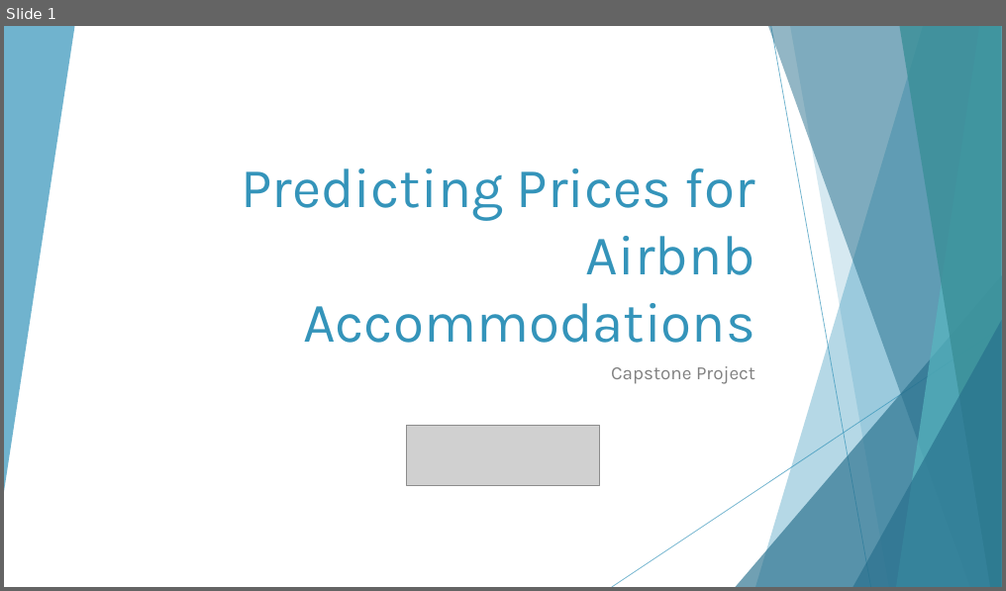
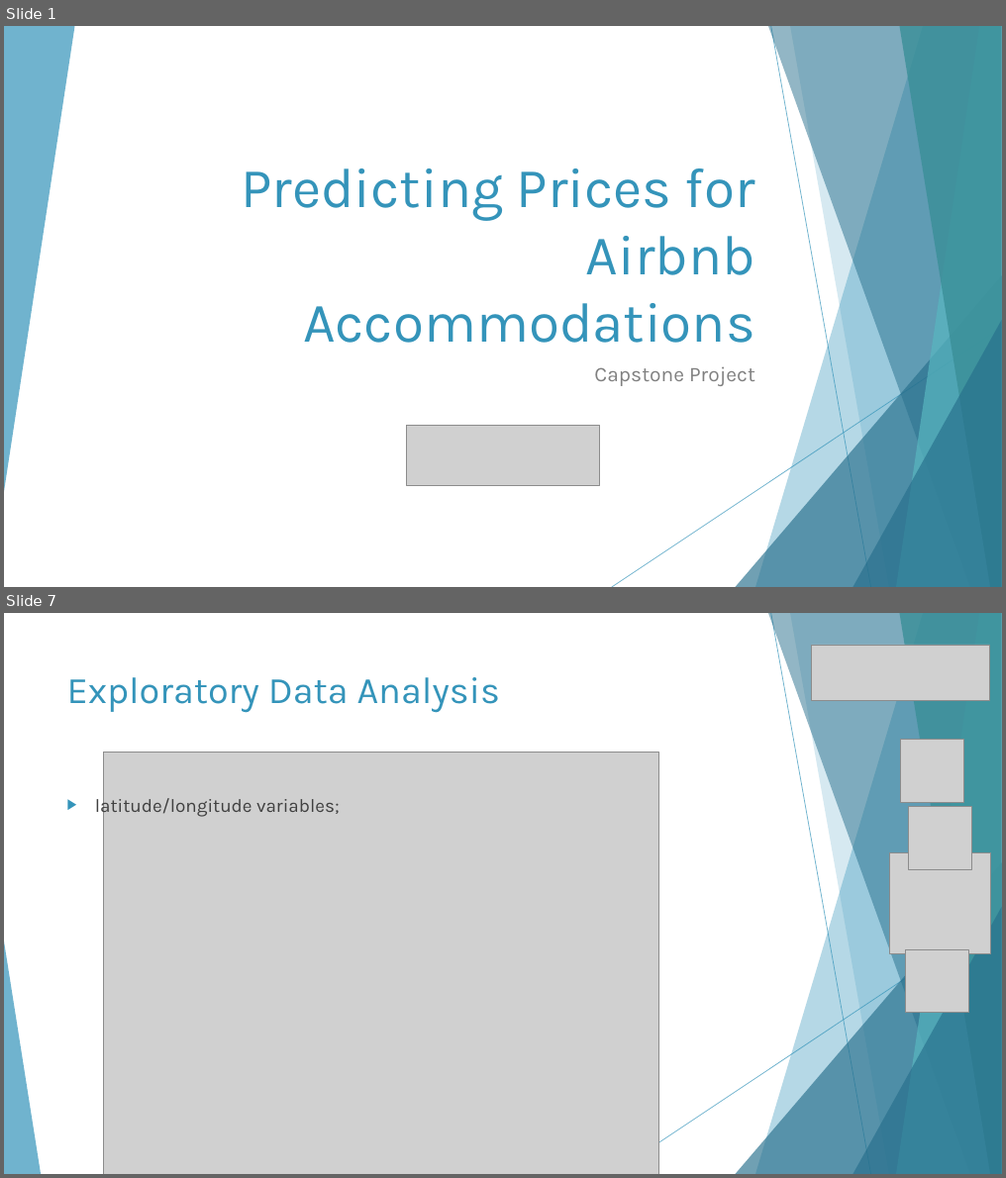
Before and after one commit to sresende/airbnb_data_analysis, a slide deck: Airbnb Presentation.pptx. Shown one above the other, each under a label of ours: slide 1 before the commit, slides 1 and 7 after it; the slides between them are not shown. The pictures are 1006x591 and 1006x1178 pixels, drawn with LibreOffice and Linux fonts; fonts in the diff are those of the drawing; grey boxes stand for pictures. Boxes give left, top, right and bottom in pixels: in the first picture for what was removed or moved away, otherwise in the second. Text is boxed around its words. In the diff, an @@ line names an element or a change of style, - is before the commit and + after.

```diff
--- a/Airbnb Presentation.pptx
+++ b/Airbnb Presentation.pptx
@@ slide 7 added at (x1=4, y1=613, x2=1002, y2=1174), background #FFFFFF; not listed: 9 template elements that a slide beside it also shows @@
@@ picture added at (x1=811, y1=645, x2=989, y2=700) @@
@@ title added at (x1=67, y1=677, x2=500, y2=713), 36 pt, text #3494BA @@
+Exploratory Data Analysis
@@ picture added at (x1=104, y1=752, x2=659, y2=1174) @@
@@ picture added at (x1=901, y1=740, x2=963, y2=802) @@
@@ text added at (x1=95, y1=795, x2=340, y2=818), 18 pt, text #404040 @@
+▶ latitude/longitude variables;
@@ picture added at (x1=908, y1=807, x2=971, y2=869) @@
@@ picture added at (x1=890, y1=853, x2=991, y2=955) @@
@@ triangle added at (x1=4, y1=942, x2=41, y2=1174), fill #3494BA at 70% opacity @@
@@ picture added at (x1=906, y1=950, x2=969, y2=1013) @@
@@ slide 1 changed as well @@
@@ subtitle "Capstone Project" at (x1=594, y1=367, x2=755, y2=386): size 18 to 20 pt @@
```
Also in this commit, not shown: 2 other slides changed, 12 other slides added, 5 slides removed, 12 other files.
